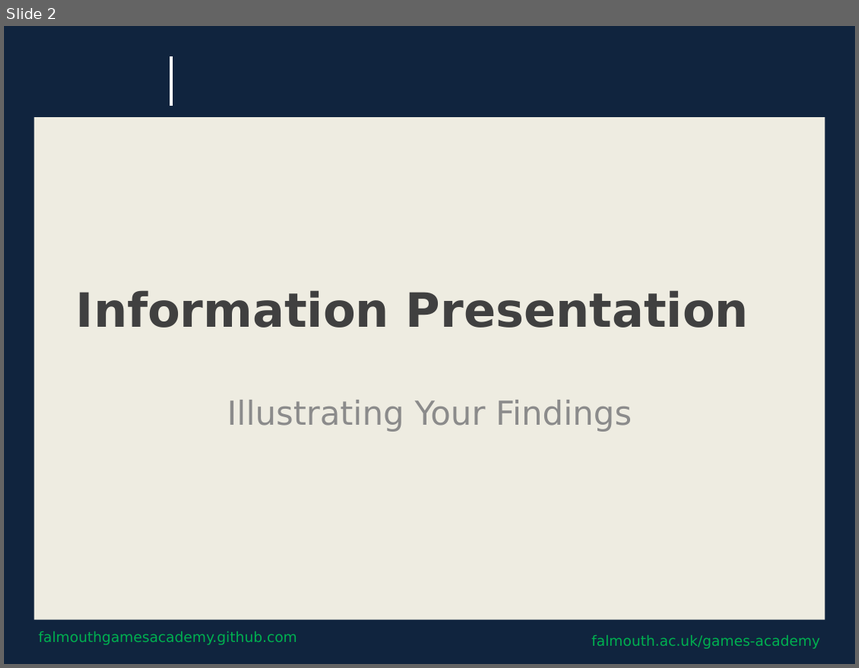
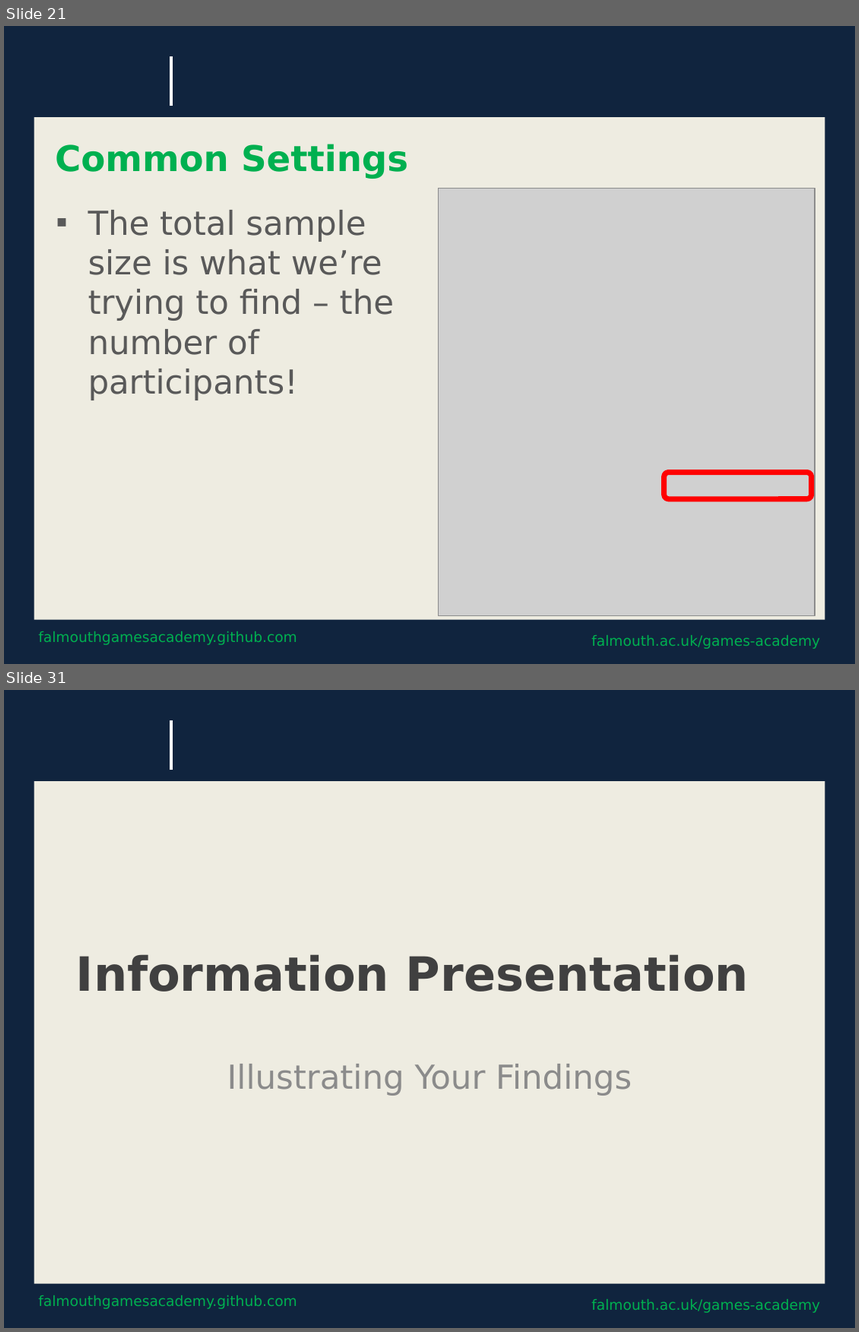
Before and after one commit to Falmouth-Games-Academy/bsc-course-materials, a slide deck: COMP320/10/2019-20-COMP320-10-session-materials.pptx. Shown one above the other, each under a label of ours: slide 2 before the commit, slides 21 and 31 after it; the slides between them are not shown. The pictures are 859x668 and 859x1332 pixels, drawn with LibreOffice and Linux fonts; fonts in the diff are those of the drawing; grey boxes stand for pictures; background and template pictures are left out. Boxes give left, top, right and bottom in pixels: in the first picture for what was removed or moved away, otherwise in the second. Text is boxed around its words. In the diff, an @@ line names an element or a change of style, - is before the commit and + after.

```diff
--- a/COMP320/10/2019-20-COMP320-10-session-materials.pptx
+++ b/COMP320/10/2019-20-COMP320-10-session-materials.pptx
@@ slide 21 added at [4,26,855,664], background #0F243E; not listed: 4 template elements that a slide beside it also shows @@
@@ title added at [55,144,408,179], 30 pt, text #00B050, bold @@
+Common Settings
@@ picture added at [439,189,815,616] @@
@@ text added at [88,210,394,401], 28 pt, text #595959 @@
+▪ The total sample size is what we’re trying to find – the number of participants!
@@ rounded rectangle added at [664,473,812,499], outline #FF0000 4.5 pt @@
@@ what was slide 2 is now slide 31 @@
```
Also in this commit, not shown: 28 other slides added, 2 other files.
